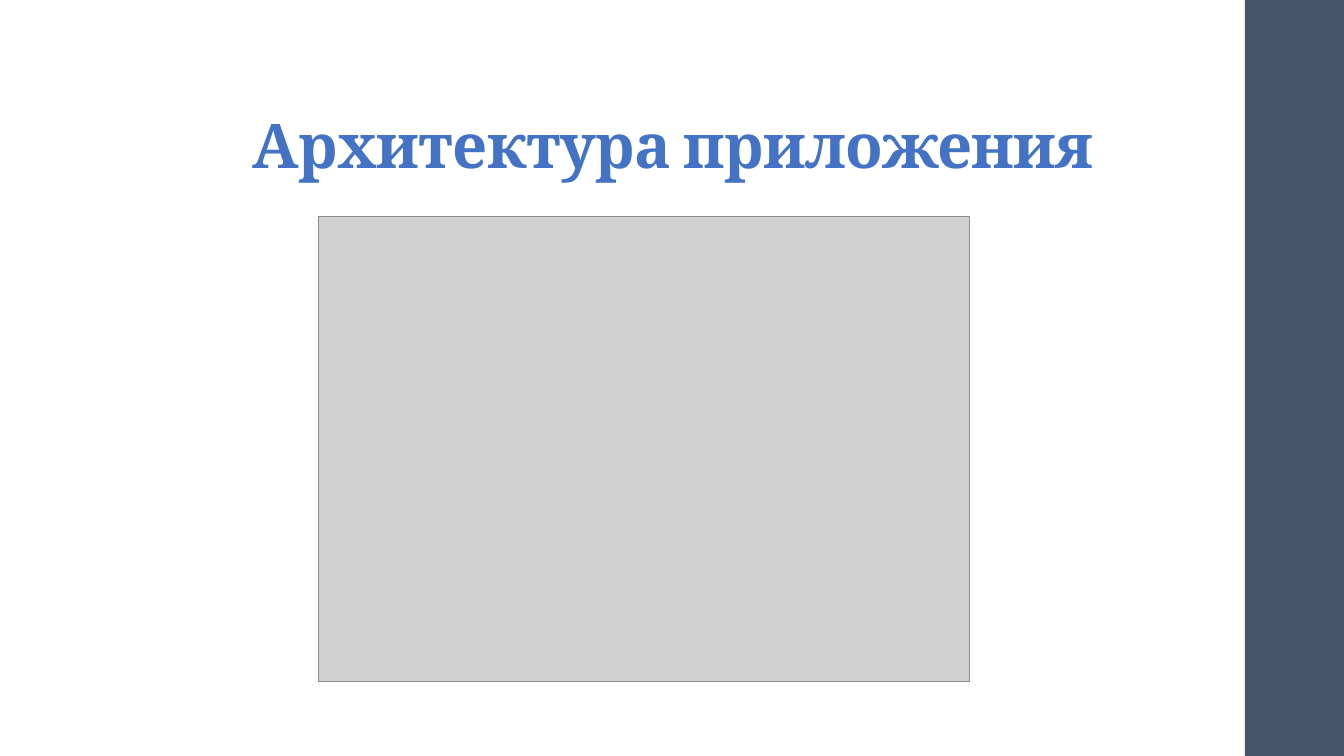
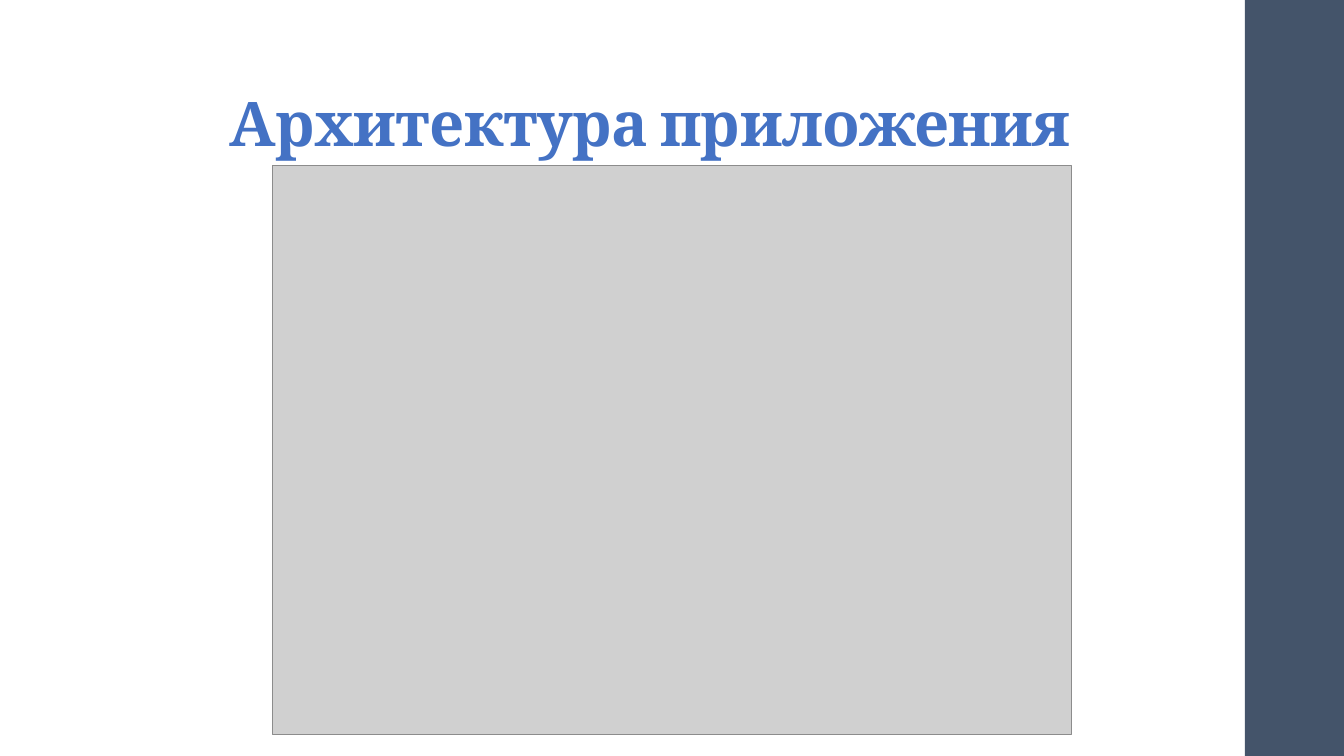
Before and after one commit to polyakovGit/BackupSystem, a slide deck: slide 5 of Razrabotka_PO_PresentationV3.pptx. Drawn at 1344x756 pixels with LibreOffice and Linux fonts; fonts in the diff are those of the drawing; grey boxes stand for pictures. Boxes give left, top, right and bottom in pixels: in the first picture for what was removed or moved away, otherwise in the second. Text is boxed around its words. In the diff, an @@ line names an element or a change of style, - is before the commit and + after.

```diff
--- a/Razrabotka_PO_PresentationV3.pptx
+++ b/Razrabotka_PO_PresentationV3.pptx
@@ title "Архитектура приложения": place and size @@
-title "Архитектура приложения" at [253,124,1094,183]
+title "Архитектура приложения" at [230,102,1070,161]
@@ picture: place and size @@
-picture at [319,217,970,682]
+picture at [272,165,1071,735]
```
Also in this commit, not shown: 2 other slides changed, 12 other files.
